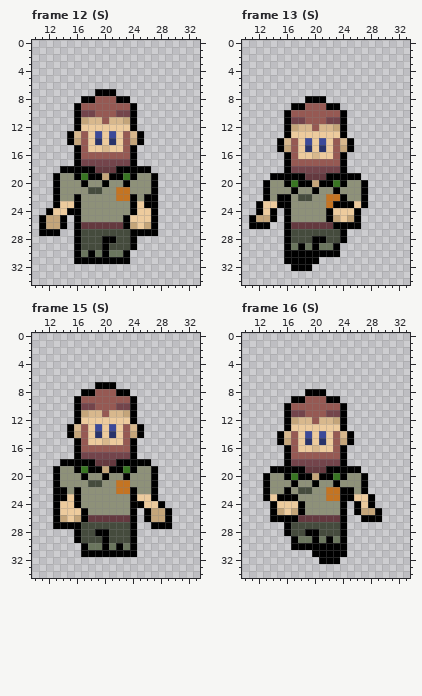
File history of a pixel-art file, Assets/Potentially Used/hiker.aseprite. Above is the file before it was changed.
48x48 pixels, 41 frames. Shown: frame 12 (S): x 10..33, y 0..34; frame 13 (S): x 10..33, y 0..34; frame 15 (S): x 10..33, y 0..34; frame 16 (S): x 10..33, y 0..34. The commit also changed other frames, which this record leaves out.
Now the later version:
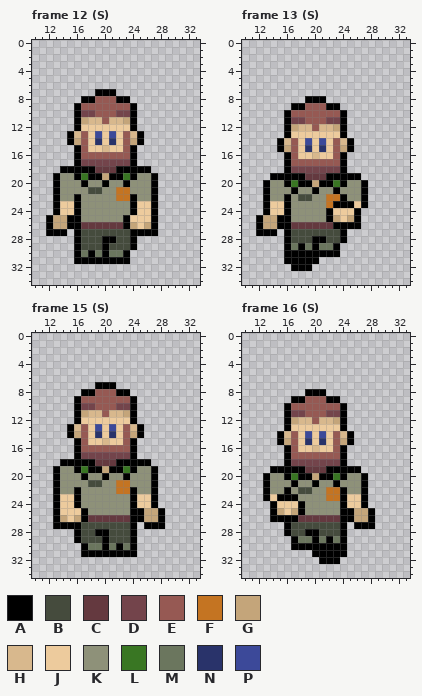
Palette (. is transparent): A #000000  B #454b3d  C #64393f  D #73444b  E #965953  F #c47422  G #c4a57a  H #d8b88d  J #edcb9d  K #8e9179  L #397623  M #6b765e  N #29336a  P #3c4999
Log entry: sideways outline complete
The exact change:
Frame 12 (S):
y 22: x 26 A -> K
y 23: x 26 A -> J
y 24: x 12..13 AJ -> .A; x 15 A -> J
y 25..26: x 11..12 AG -> .A; x 14..15 A. -> GA
y 27: x 11 A -> .; x 14 . -> A
Frame 13 (S):
y 22: x 15 A -> K
y 23: x 12..13 AJ -> .A; x 15 A -> J
y 24: x 12..15 AJA. -> .AJJ
y 25: x 11..12 AG -> .A; x 14..15 A. -> GA
y 26: x 11 A -> .; x 13..15 A.. -> GGA
y 27: x 12..14 ... -> AAA
Frame 15 (S):
y 22: x 14 A -> K
y 23: x 14 A -> J
y 24: x 25 A -> J; x 27..28 JA -> A.
y 25..26: x 25..26 .A -> AG; x 28..29 GA -> A.
y 27: x 26 . -> A; x 29 A -> .
Frame 16 (S):
y 22: x 25 A -> K
y 23: x 25 A -> J; x 27..28 JA -> A.
y 24: x 25..28 .AJA -> JJA.
y 25: x 25..26 .A -> AG; x 28..29 GA -> A.
y 26: x 25..27 ..A -> AGG; x 29 A -> .
y 27: x 26..28 ... -> AAA
Where, in picture pixels (left, top, right, bottom), the same in both pictures:
changed: (144, 194, 151, 208)
changed: (39, 208, 74, 236)
changed: (249, 194, 284, 236)
changed: (60, 487, 67, 501)
changed: (137, 501, 172, 529)
changed: (347, 487, 382, 529)
